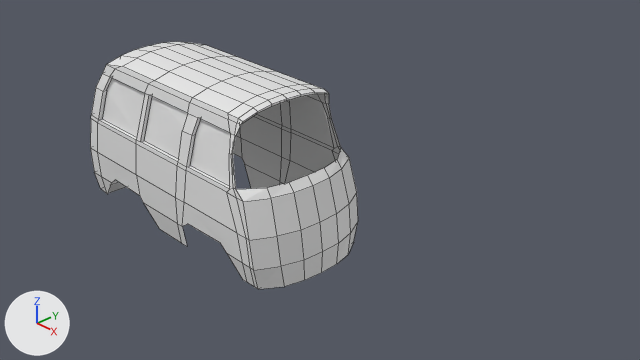
Two versions of the Blender file Beepzz/car1.blend, one commit apart.
Camera for both pictures: the file's camera 'Camera'. Arrows for +X, +Y and +Z are at lower left; the lights stay in place. Mesh edges are drawn as thin lines.
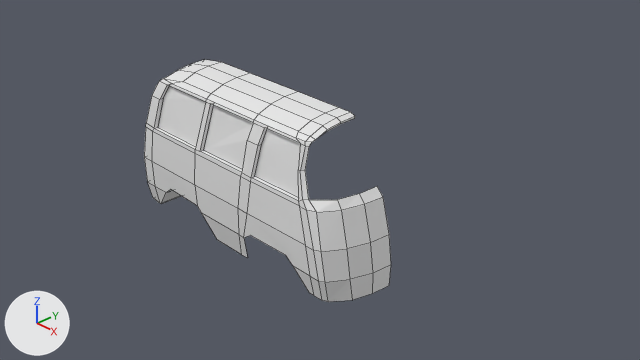
Commit message: car devide body

What differs and where, as boxes (x1, y1, x2, y2) in the pictures (640 x 360 px):
'Plane.001', reshaped, moved (8% narrower)
    before: (90, 42, 358, 289)
    after: (144, 60, 391, 302)
part 1 of me_plane_002, cut back
    before: (90, 42, 358, 289)
    after: (144, 60, 355, 302)

Patch to the scene script:
```diff
--- a/Beepzz/car1.blend.py
+++ b/Beepzz/car1.blend.py
@@ me_plane_002 @@
 # used by ob_plane_001; location = (-0.695, -0.371, 0.009); rotation_euler = (-1.571, 0.0, 0.0), in degrees (-90, 0, 0); scale = (3.42, -3.42, 3.42)
-me_plane_002.from_pydata(...)  # 240 vertices, 197 faces, 14 loose edges; spans x -0.5..0.54, y -0.153..0.436, z -0.433..0.047
+me_plane_002.from_pydata(...)  # 155 vertices, 110 faces, 24 loose edges; spans x -0.5..0.54, y -0.153..0.408, z -0.433..-0.188
+# me_plane_002 part 1
+# 101 vertices are removed from x -0.5..0.535, y -0.153..0.436, z -0.193..0.047
+# 169 faces are deleted
+# 8 loose edges are deleted
+# 6 vertices in x -0.3..0.375, y 0.41..0.426, z -0.317..-0.253 move by (-0.007, -0.028, 0.0)
+# 4 vertices in x -0.3..0.375, y 0.419..0.435, z -0.314..-0.253 move by (-0.007, -0.029, 0.0)
+# 3 vertices in x -0.3..0.354, y 0.408, z -0.374 move by (-0.007, -0.031, 0.009)
+# 3 vertices in x -0.5..0.076, y -0.153..-0.138, z 0.024 move by (0.0, 0.0, -0.217)
+# 36 vertices move from x -0.446..0.531, y -0.144..0.435, z -0.432..0.044 to x -0.446..0.471, y -0.144..0.408, z -0.432..-0.188
+# 11 vertices are added at x -0.5..0.365, y -0.143..0.392, z -0.193..-0.192
+# 5 new vertices lie (0.0, 0.002, 0.06) away from vertices in x -0.1..0.375, y 0.426..0.435, z -0.253
+# 18 loose edges are added
+# 82 new faces join them
@@ ob_plane_001 @@
 ob_plane_001 = bpy.data.objects.new('Plane.001', me_plane_002)
-ob_plane_001.location = (-0.695, -0.371, 0.009)
+ob_plane_001.location = (0.0, 0.0, 0.0)
 ob_plane_001.rotation_euler = (-1.571, 0.0, 0.0)  # degrees (-90, 0, 0)
```
